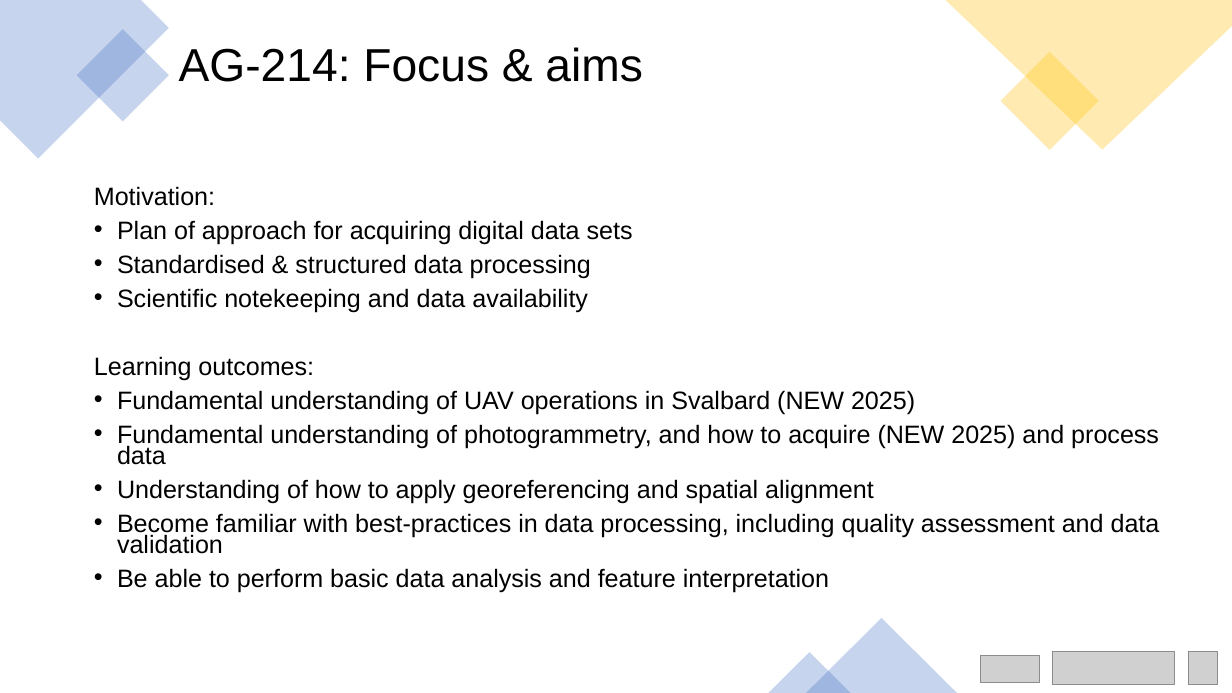
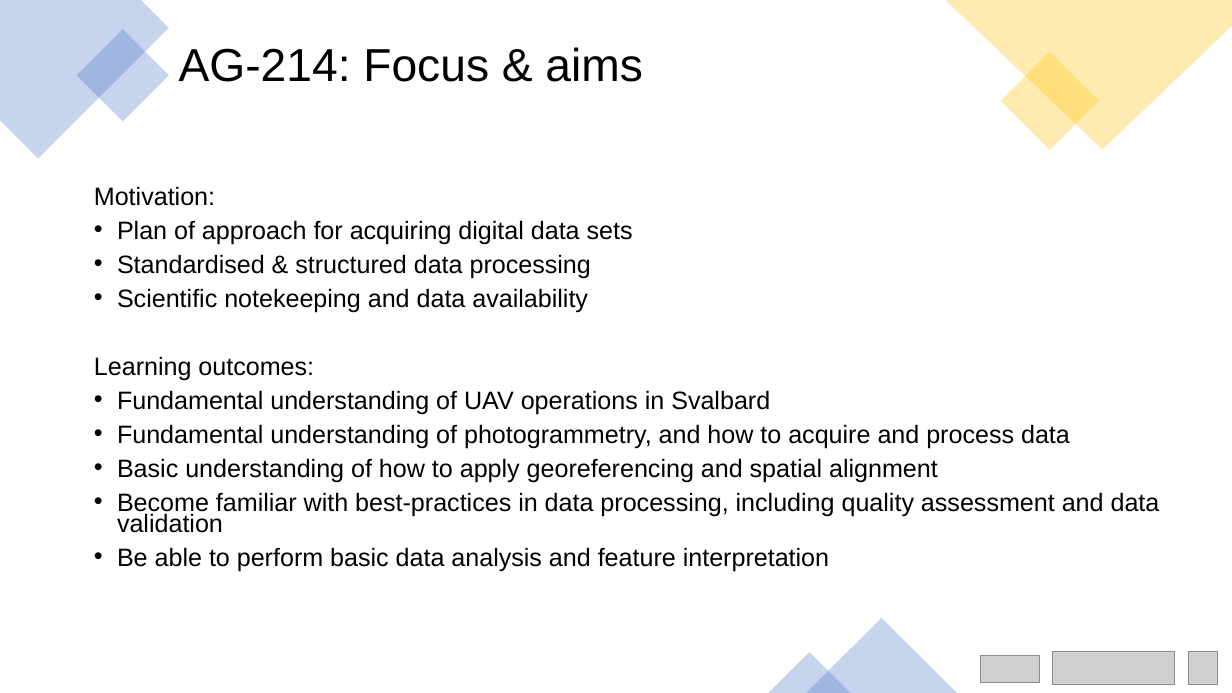
Before and after one commit to UNISvalbard/Geo-SfM, a slide deck: slide 3 of extra/slides/ppt/intro/intro.pptx (slide 4 before the commit). Drawn at 1232x693 pixels with LibreOffice and Linux fonts; fonts in the diff are those of the drawing; grey boxes stand for pictures. Boxes give left, top, right and bottom in pixels: in the first picture for what was removed or moved away, otherwise in the second. Text is boxed around its words. In the diff, an @@ line names an element or a change of style, - is before the commit and + after.

```diff
--- a/extra/slides/ppt/intro/intro.pptx
+++ b/extra/slides/ppt/intro/intro.pptx
@@ text at (117,390,1070,483): text changed @@
-• Fundamental understanding of UAV operations in Svalbard (NEW 2025)
-• Fundamental understanding of photogrammetry, and how to acquire (NEW 2025) and process data
-• Understanding of how to apply georeferencing and spatial alignment
+• Fundamental understanding of UAV operations in Svalbard
+• Fundamental understanding of photogrammetry, and how to acquire and process data
+• Basic understanding of how to apply georeferencing and spatial alignment
```
Also in this commit, not shown: 5 other slides changed, 2 slides removed, 13 other files.
